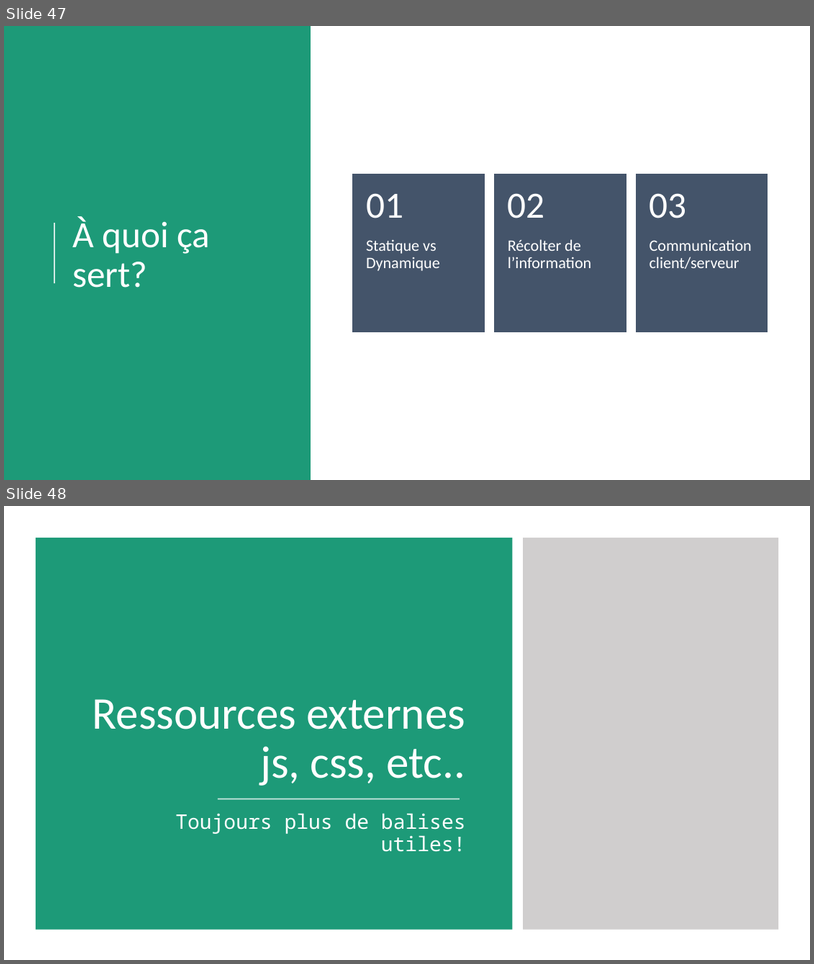
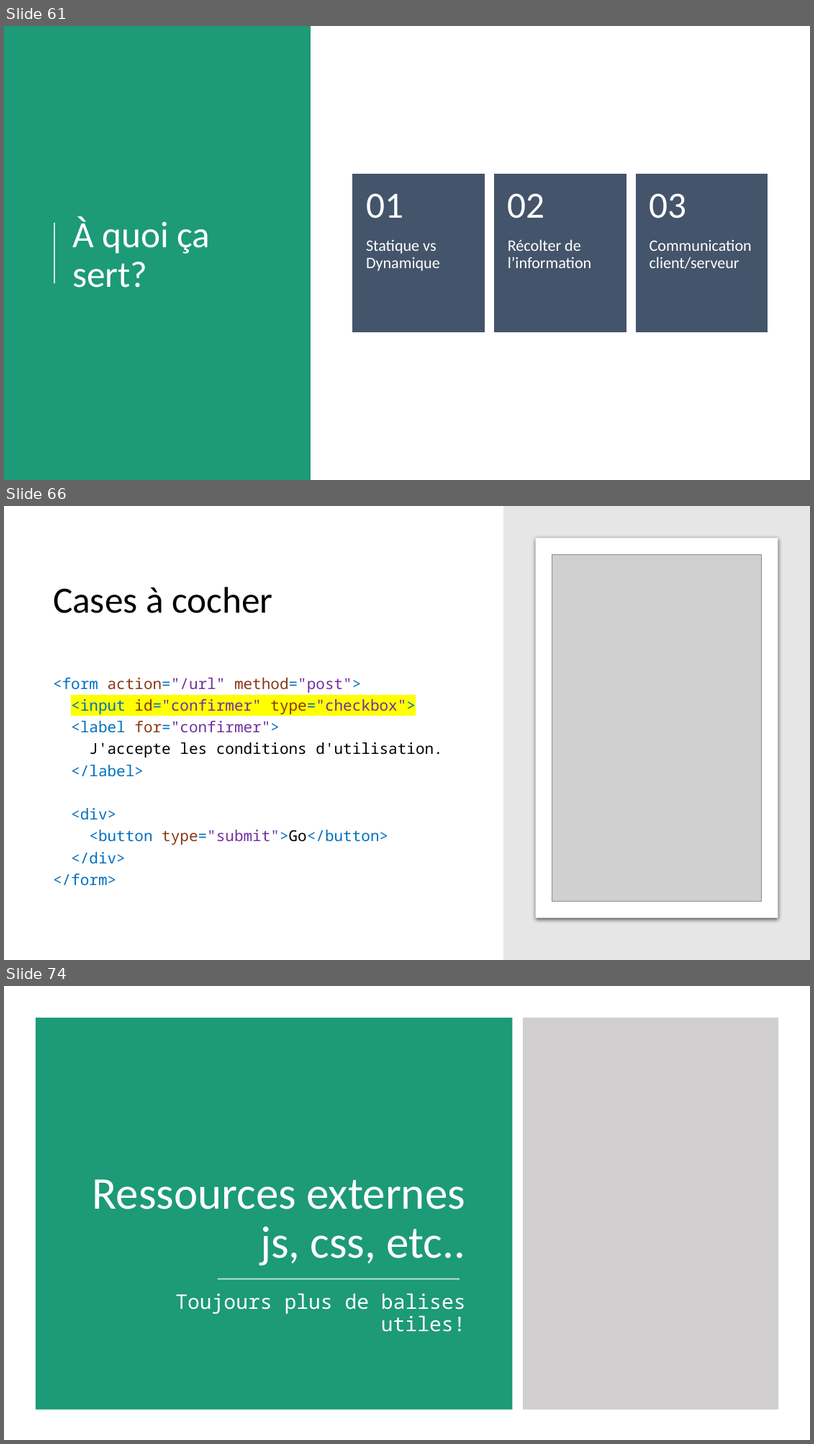
Before and after one commit to fragmatyc/SAAQ, a slide deck: HTML/1. Présentation/Cours HTML - v1.0.pptx. Shown one above the other, each under a label of ours: slides 47 and 48 before the commit, slides 61, 66 and 74 after it; the slides between them are not shown. The pictures are 814x964 and 814x1444 pixels, drawn with LibreOffice and Linux fonts; fonts in the diff are those of the drawing; grey boxes stand for pictures. Boxes give left, top, right and bottom in pixels: in the first picture for what was removed or moved away, otherwise in the second. Text is boxed around its words. In the diff, an @@ line names an element or a change of style, - is before the commit and + after.

```diff
--- a/HTML/1. Présentation/Cours HTML - v1.0.pptx
+++ b/HTML/1. Présentation/Cours HTML - v1.0.pptx
@@ slide 66 added at (x1=4, y1=506, x2=810, y2=960), background #FFFFFF @@
@@ rectangle added at (x1=504, y1=506, x2=810, y2=960), fill #E7E6E6 @@
@@ rounded rectangle added at (x1=536, y1=538, x2=778, y2=918), fill #FFFFFF @@
@@ picture added at (x1=553, y1=555, x2=762, y2=901) @@
@@ title added at (x1=53, y1=587, x2=273, y2=613), 44 pt, text #000000 @@
+Cases à cocher
@@ text added at (x1=53, y1=677, x2=442, y2=885), 18 pt, text #0070C0 @@
+<form action="/url" method="post">
+<input id="confirmer" type="checkbox">
+<label for="confirmer">
+J'accepte les conditions d'utilisation.
+</label>
+<div>
+<button type="submit">Go</button>
+</div>
+</form>
@@ what was slide 47 is now slide 61 @@
@@ what was slide 48 is now slide 74 @@
```
Also in this commit, not shown: 2 slides changed, 32 other slides added, 2 slides removed.
